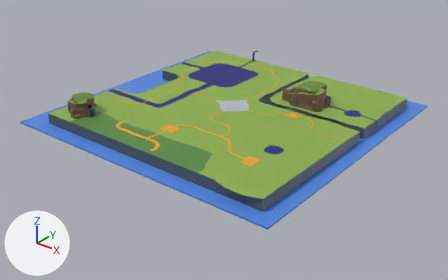
Before and after pictures for a commit that changed the OBJ model assets/models/main/ground.obj.
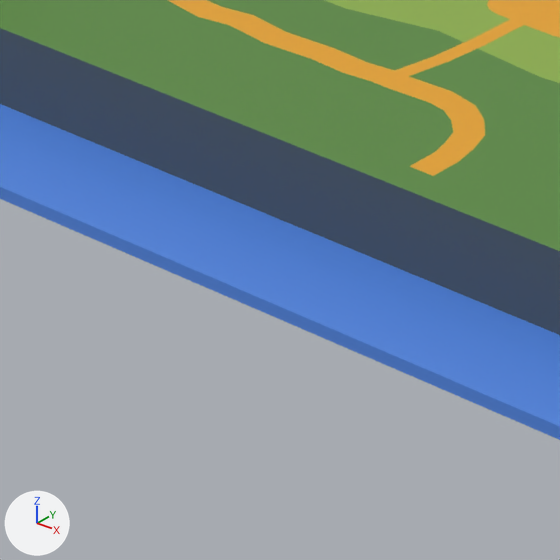
The first picture shows the older version from a 50 mm lens placed at (247.0, -848.0, 405.0), pointed at (-337.0, -119.0, -48.0). The close-ups show both versions on the part from 21% to 38% of the width and 46% to 73% of the height of that picture; other places that the commit changed are outside them. Every picture has the same lights, and +X, +Y and +Z are marked at lower left. Where no turn or scale is listed for an object, it has been applied to the vertices. Vertices at the same position are counted once.

Objects in the first close-up: 'Ground', 'Path', 'Water-1.001'.
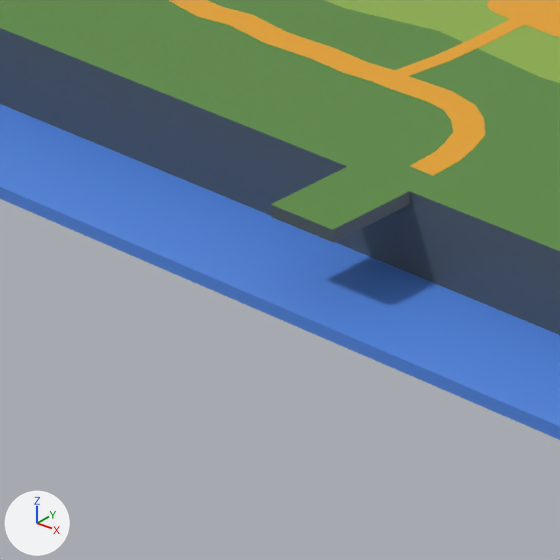
Boxes (x1, y1, x2, y2) around the edits, measured in the close-ups (560 x 560 px):
part 1 of me_ground, built on: before (348, 167, 410, 204); after (271, 167, 410, 243)

Patch to the scene script:
```diff
--- a/assets/models/main/ground.obj.py
+++ b/assets/models/main/ground.obj.py
@@ me_ground @@
 # used by ob_ground; location = (0.0, 0.0, 0.0)
-me_ground.from_pydata(...)  # 3389 vertices, 6770 faces; spans x -554.0..-124.0, y -314.0..124.0, z -18.0..25.0
+me_ground.from_pydata(...)  # 3393 vertices, 6778 faces; spans x -554.0..-124.0, y -326.0..124.0, z -18.0..25.0
+# me_ground part 1
+# 2 faces are deleted
+# 4 vertices are added at (-338.0, -326.0, 4.0), (-338.0, -326.0, 7.0), (-321.0, -326.0, 4.0), (-321.0, -326.0, 7.0)
+# 10 new faces join them
 me_ground.materials.append(mat_colors)
```
